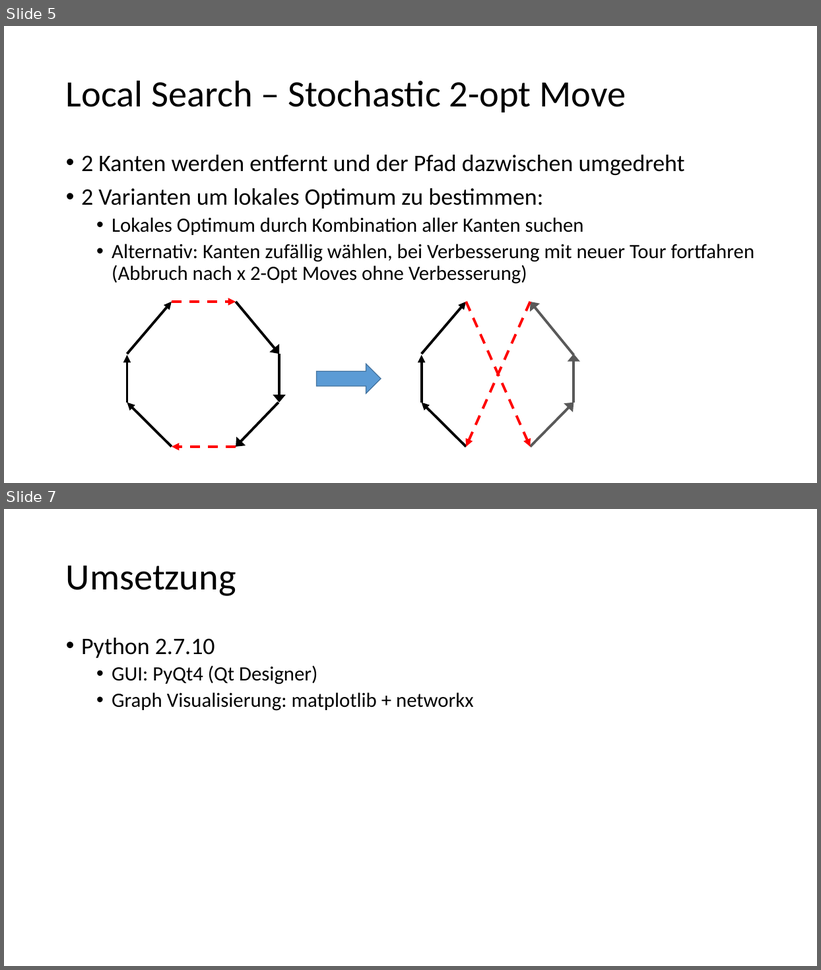
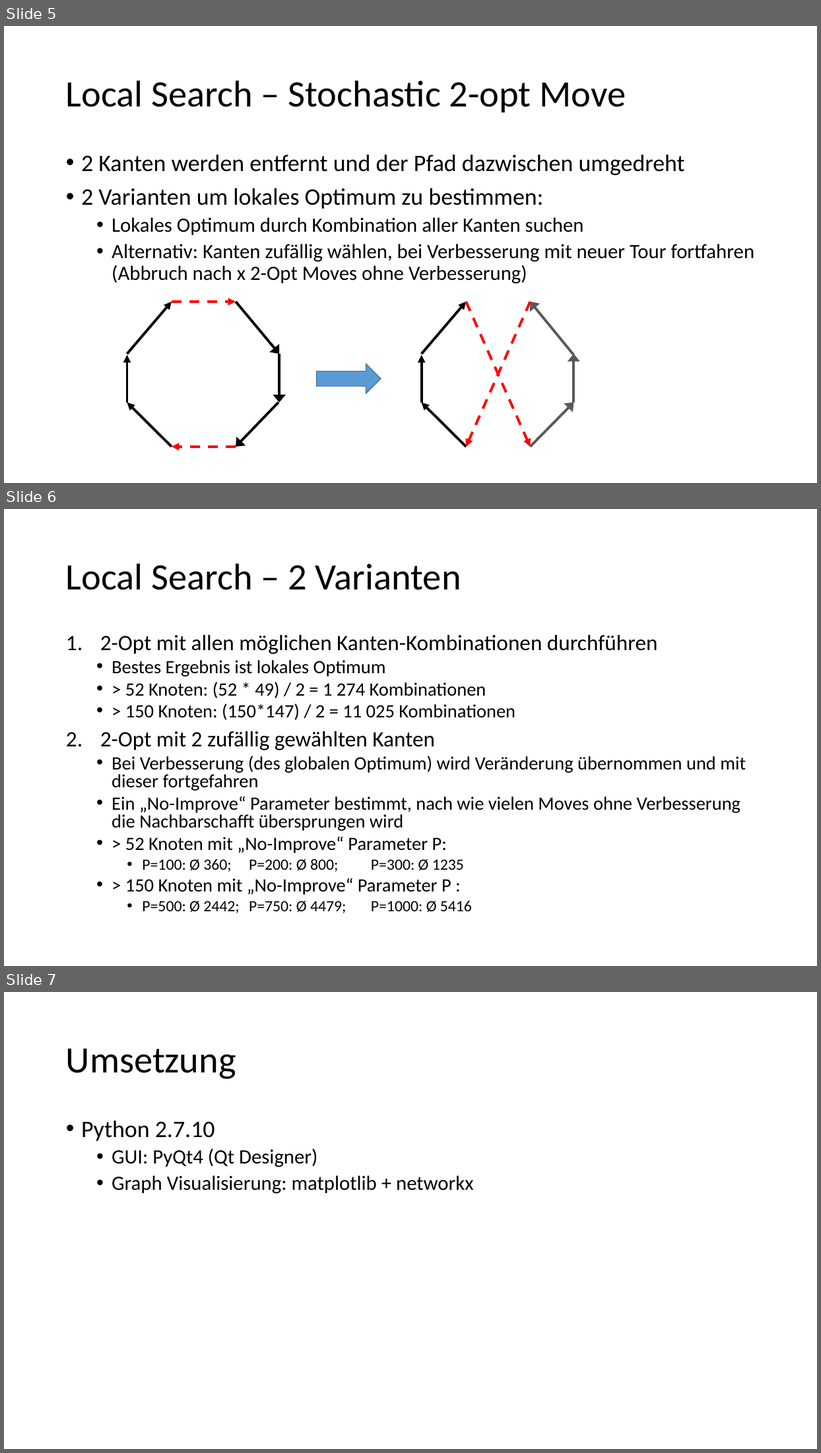
Before and after one commit to fritziF/Python-TSP-Heuristic, a slide deck: doc/Fritz_Svetoslav_TSP.pptx. Shown one above the other, each under a label of ours: slides 5 and 7 before the commit, slides 5, 6 and 7 after it; the slides between them are not shown. The pictures are 821x970 and 821x1453 pixels, drawn with LibreOffice and Linux fonts; fonts in the diff are those of the drawing. Boxes give left, top, right and bottom in pixels: in the first picture for what was removed or moved away, otherwise in the second. Text is boxed around its words. In the diff, an @@ line names an element or a change of style, - is before the commit and + after.

```diff
--- a/doc/Fritz_Svetoslav_TSP.pptx
+++ b/doc/Fritz_Svetoslav_TSP.pptx
@@ slide 6 added at box(4, 509, 817, 966), background #FFFFFF @@
@@ title added at box(66, 563, 461, 590), 44 pt, text #000000 @@
+Local Search – 2 Varianten
@@ text added at box(100, 635, 746, 914), 22.2 pt, text #000000 @@
+1. 2-Opt mit allen möglichen Kanten-Kombinationen durchführen
+  • Bestes Ergebnis ist lokales Optimum
+  • > 52 Knoten: (52 * 49) / 2 = 1 274 Kombinationen
+  • > 150 Knoten: (150*147) / 2 = 11 025 Kombinationen
+2. 2-Opt mit 2 zufällig gewählten Kanten
+  • Bei Verbesserung (des globalen Optimum) wird Veränderung übernommen und mit dieser fortgefahren
+  • Ein „No-Improve“ Parameter bestimmt, nach wie vielen Moves ohne Verbesserung die Nachbarschafft übersprungen wird
+  • > 52 Knoten mit „No-Improve“ Parameter P:
+    • P=100: Ø 360; P=200: Ø 800; P=300: Ø 1235
+  • > 150 Knoten mit „No-Improve“ Parameter P :
+    • P=500: Ø 2442; P=750: Ø 4479; P=1000: Ø 5416
```
Also in this commit, not shown: 1 slide removed, 2 other files.
